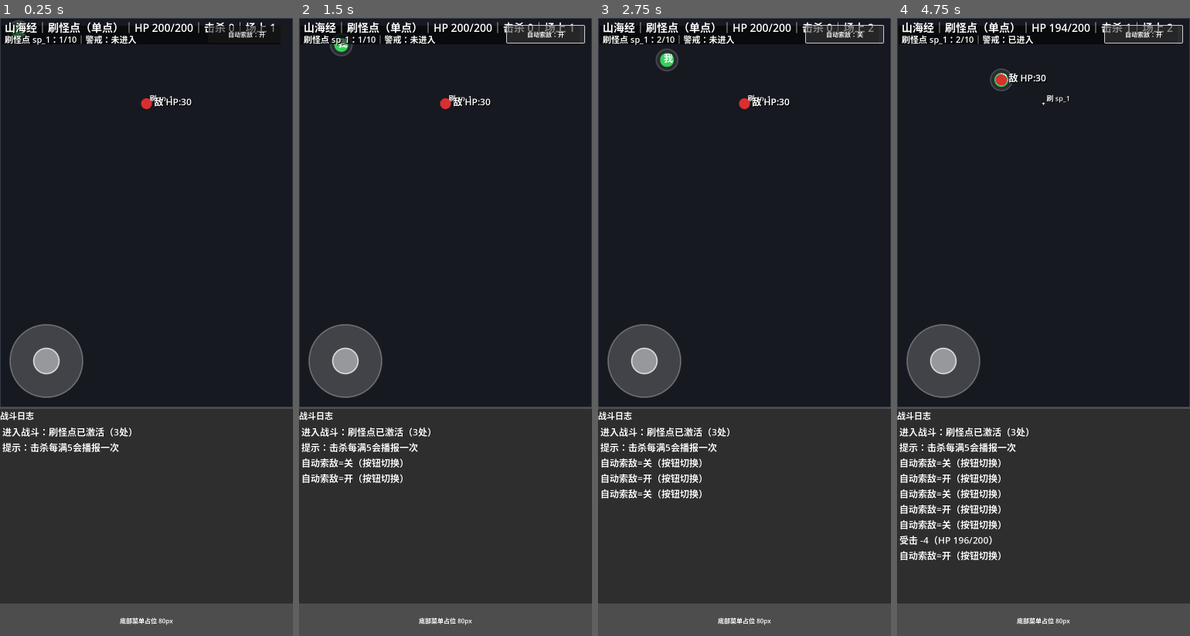
Above: before the commit, frames 1-4 (left to right).
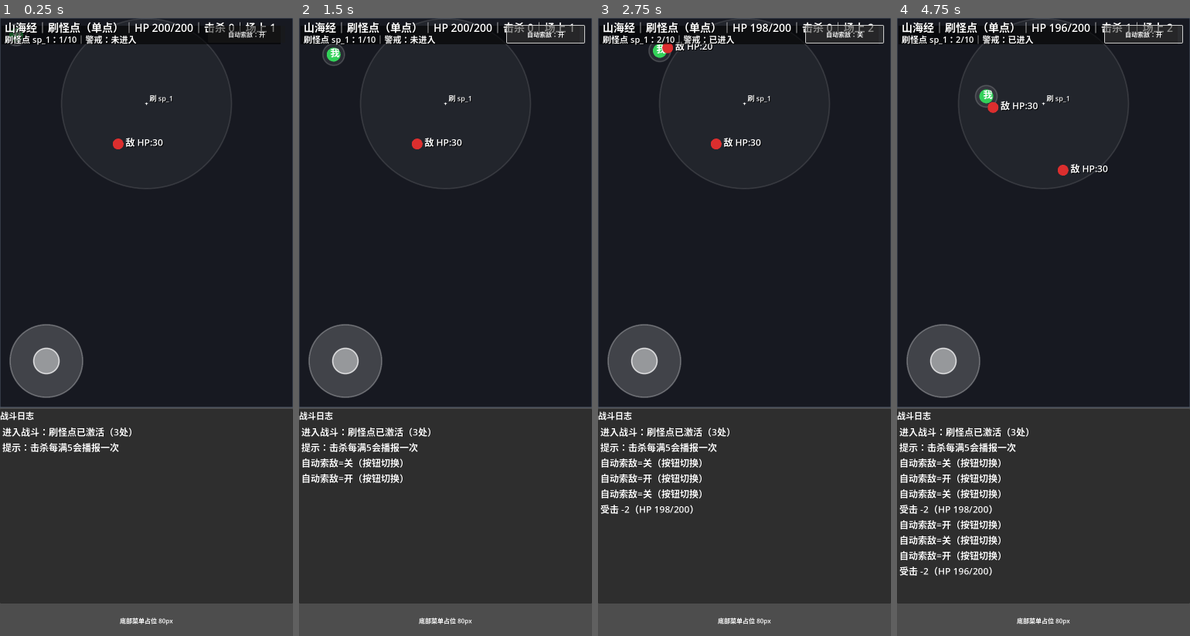
Above: after the commit, the same moments.

Repository: eat-chestnut/shanhaiidle
Game: Godot game, scene res://ui/pages/PageBattle.tscn
The game is run twice, just before and just after one commit, with the same random seed, the same clock (stepped at 60 frames per second) and the same inputs.
Inputs:
- Up to frame 1 (0.25 s): no input
- Up to frame 2 (1.5 s): click "自动索敌：开" at 0.5 s; click "自动索敌：关" at 1.25 s
- Up to frame 3 (2.75 s): click "自动索敌：开" at 2 s
- Up to frame 4 (4.75 s): click "自动索敌：关" at 2.75 s; click "自动索敌：开" at 3.5 s; click "自动索敌：关" at 4.25 s

The runs differ from the first frame. In frame 1, 0.6% of the frame differs, in the area x 3-80%, y 0-28%; in frame 2, 0.8%; in frame 3, 1.1%; in frame 4, 1.9%, in the area x 0-80%, y 0-91%.

Commit message:
Prompt 1.35：刷怪点范围更大 + 随机刷出 + 绘制刷怪范围圈
目标：怪不再固定点刷出，而是在 sp_1.spawn_radius 圆内随机出现，并画出刷怪范围圈。

修改 BattleCanvas.gd：

A) 刷怪生成位置：
- home_pos = sp_1.pos
- enemy.pos = home_pos + random_point_in_circle(spawn_radius)
- clamp 到 arena_rect
- enemy 记录 home_pos（用于 return 状态回家）

B) 绘制刷怪范围圈（淡淡的圆）：
- 圆心 sp_1.pos
- 半径 spawn_radius
- 填充 alpha=0.05，边线 alpha=0.12，线宽=2

验收：
- 怪在范围内随机出现
- 画面能看到刷怪圈

Diff:
--- a/ui/pages/BattleCanvas.gd
+++ b/ui/pages/BattleCanvas.gd
@@ -186,6 +186,7 @@
 			"respawn_s": maxf(0.05, float(spawn_point.get("respawn_s", 1.5))),
 			"max_alive": maxi(0, int(spawn_point.get("max_alive", 1))),
 			"monster_id": str(spawn_point.get("monster_id", DEFAULT_MONSTER_ID)),
+			"spawn_radius": maxf(0.0, float(spawn_point.get("spawn_radius", 0.0))),
 			"alive_count": 0,
 			"next_spawn_at": 0.0,
 			"x_ratio": clampf(float(spawn_point.get("x_ratio", 0.5)), 0.0, 1.0),
@@ -239,13 +240,15 @@
 
 	var hp: int = int(template.get("hp", 30))
 	var enemy_radius: float = float(template.get("radius", 14.0))
-	var spawn_pos: Vector2 = runtime.get("pos", Vector2.ZERO)
+	var home_pos: Vector2 = runtime.get("pos", Vector2.ZERO)
+	var spawn_radius: float = maxf(0.0, float(runtime.get("spawn_radius", 0.0)))
+	var spawn_pos: Vector2 = home_pos + _random_point_in_circle(spawn_radius)
 	spawn_pos = _clamp_pos_in_arena(spawn_pos, enemy_radius)
 	var enemy := {
 		"spawn_id": spawn_id,
 		"monster_id": monster_id,
 		"pos": spawn_pos,
-		"home_pos": spawn_pos,
+		"home_pos": home_pos,
 		"state": "idle",
 		"speed": float(template.get("speed", 85.0)),
 		"aggro_range": float(template.get("aggro_range", 220.0)),
@@ -332,6 +335,13 @@
 		if vec_any is Vector2:
 			return vec_any
 	return Vector2.ZERO
+
+func _random_point_in_circle(radius: float) -> Vector2:
+	if radius <= 0.0:
+		return Vector2.ZERO
+	var angle: float = randf() * TAU
+	var dist: float = sqrt(randf()) * radius
+	return Vector2(cos(angle), sin(angle)) * dist
 
 func _move_enemies(delta: float) -> void:
 	if enemies.is_empty():
@@ -652,6 +662,10 @@
 			continue
 		var runtime: Dictionary = spawn_rt[spawn_id]
 		var pos: Vector2 = runtime.get("pos", Vector2.ZERO)
+		var spawn_radius: float = maxf(0.0, float(runtime.get("spawn_radius", 0.0)))
+		if spawn_radius > 0.0:
+			draw_circle(pos, spawn_radius, Color(1.0, 1.0, 1.0, 0.05))
+			draw_arc(pos, spawn_radius, 0.0, TAU, 96, Color(1.0, 1.0, 1.0, 0.12), 2.0, true)
 		draw_line(pos + Vector2(-4, 0), pos + Vector2(4, 0), Color.WHITE, 1.0)
 		draw_line(pos + Vector2(0, -4), pos + Vector2(0, 4), Color.WHITE, 1.0)
 		draw_circle(pos, 2.0, Color.WHITE)
